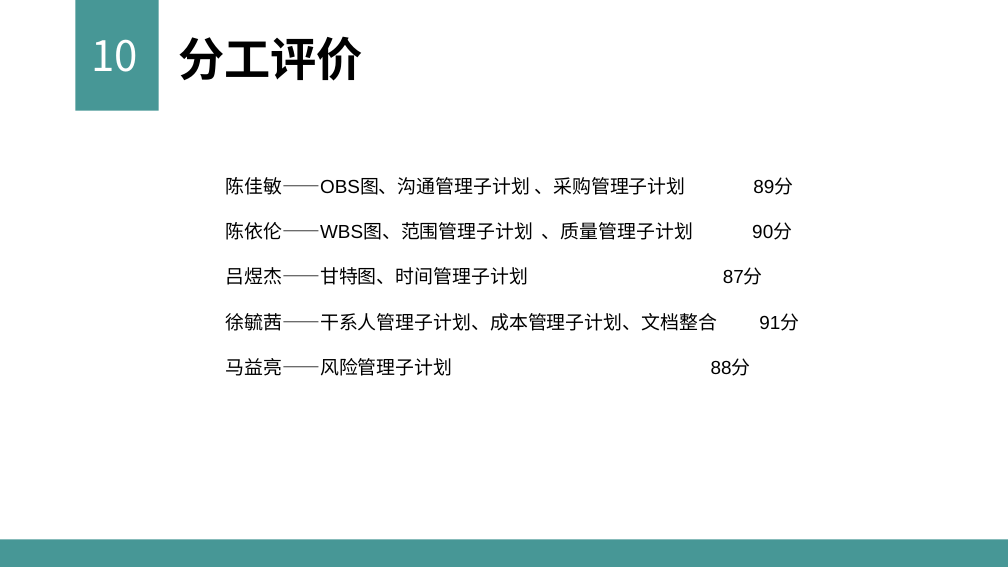
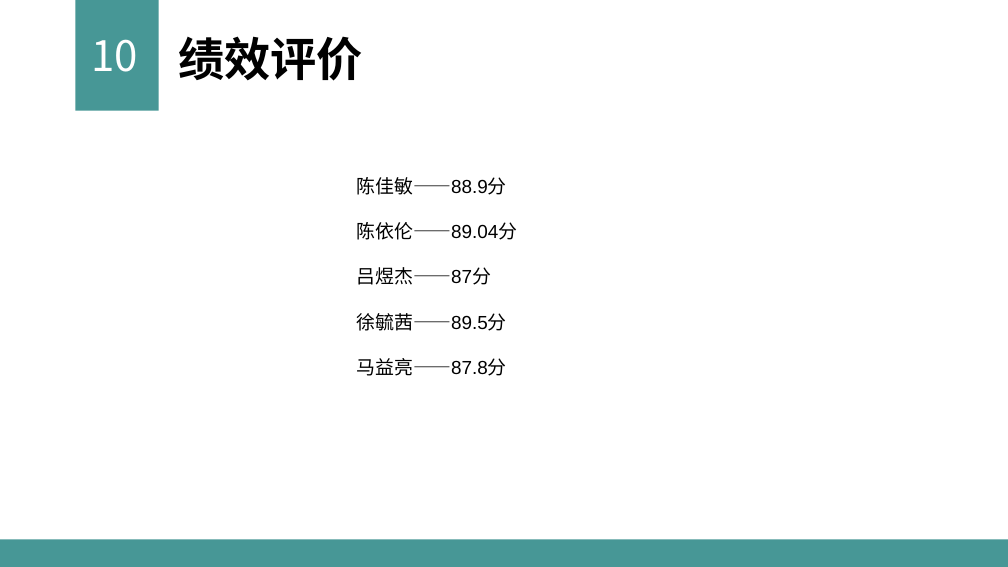
Before and after one commit to sun2009/PRD2018-G16, a slide deck: slide 47 of 受控文档/PPT/G16——需求工程计划评审0.8.0.pptx (slide 46 before the commit). Drawn at 1008x567 pixels with LibreOffice and Linux fonts; fonts in the diff are those of the drawing. Boxes give left, top, right and bottom in pixels: in the first picture for what was removed or moved away, otherwise in the second. Text is boxed around its words. In the diff, an @@ line names an element or a change of style, - is before the commit and + after.

```diff
--- a/受控文档/PPT/G16——需求工程计划评审0.8.0.pptx
+++ b/受控文档/PPT/G16——需求工程计划评审0.8.0.pptx
@@ text at (x1=178, y1=36, x2=363, y2=81): text changed @@
-分工评价
+绩效评价
@@ text at (x1=357, y1=177, x2=518, y2=376): text changed @@
-陈佳敏——OBS图、沟通管理子计划 、采购管理子计划 89分
-陈依伦——WBS图、范围管理子计划 、质量管理子计划 90分
-吕煜杰——甘特图、时间管理子计划 87分
-徐毓茜——干系人管理子计划、成本管理子计划、文档整合 91分
-马益亮——风险管理子计划 88分
+陈佳敏——88.9分
+陈依伦——89.04分
+吕煜杰——87分
+徐毓茜——89.5分
+马益亮——87.8分
```
Also in this commit, not shown: 1 other slide changed, 1 slide added, 11 other files.
